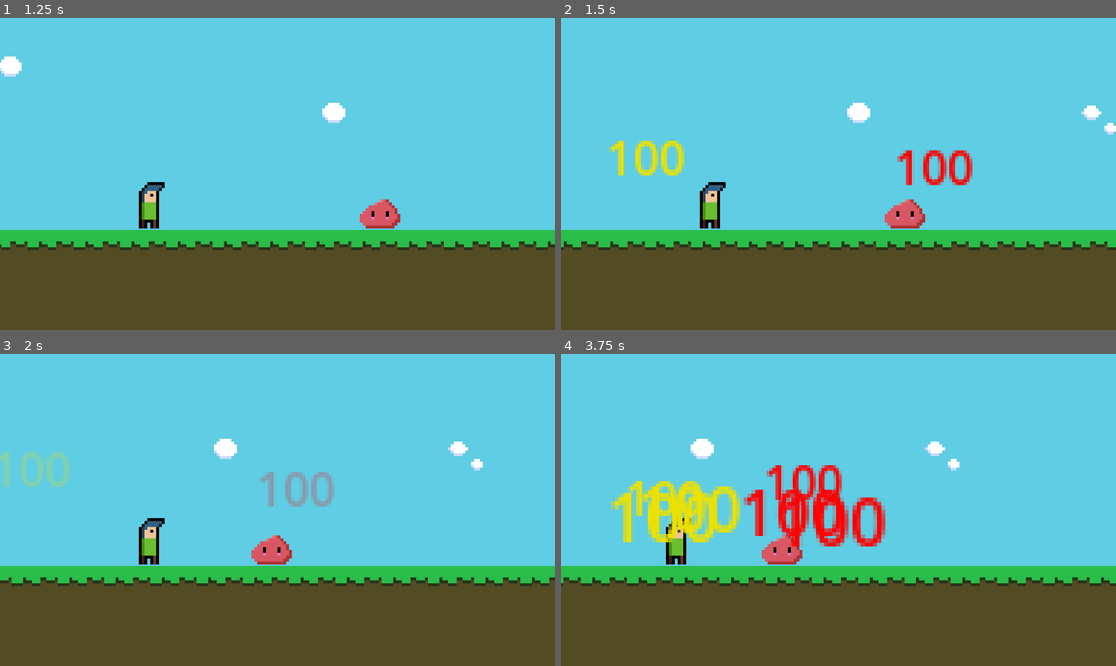
Above: before the commit, frames 1-4 (two rows, left to right).
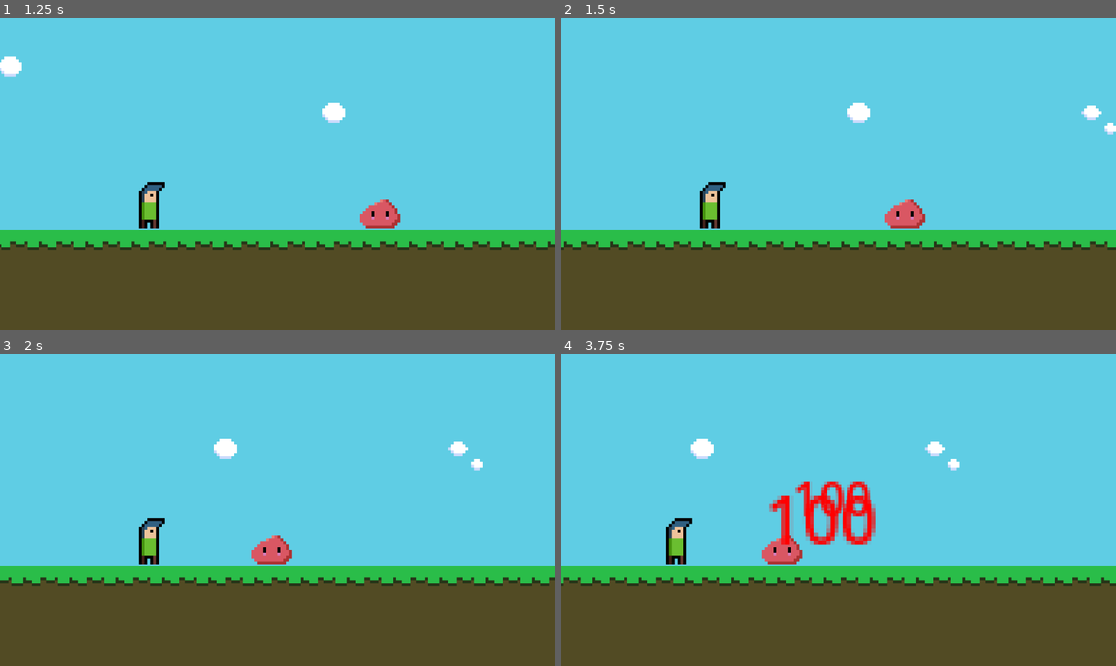
Above: after the commit, the same moments.

Repository: SomronTouch/GameJamBigMode
Game: Godot game, scene res://ui-elements/main-menu/main.tscn
Same seed, same stepped clock (60 frames per second), same inputs: the game is played once before the commit and once after it.
Inputs (mouse positions are in pixels of both pictures, inside the frame that each line leads up to):
- Up to frame 1 (1.25 s): click "Play" at 0.5 s
- Up to frame 2 (1.5 s): move the mouse to (960, 158) at 1.27 s; press the mouse at (960, 158) at 1.28 s
- Up to frame 3 (2 s): no input
- Up to frame 4 (3.75 s): move the mouse to (727, 525) at 2.02 s; release the mouse at (727, 525) at 2.03 s; click (727, 525) at 2.1 s; move the mouse to (894, 441) at 2.77 s; press the mouse at (894, 441) at 2.78 s; move the mouse to (810, 572) at 3.52 s; release the mouse at (810, 572) at 3.53 s; click (810, 572) at 3.6 s

Frame 1 is identical in both runs. In frame 2, 1.6% of the frame differs, in the area x 8-75%, y 39-54%; in frame 3, 1.3%; in frame 4, 6.9%, in the area x 8-59%, y 35-62%.
Error after the commit: Invalid call. Nonexistent function 'popup' in base 'Nil'. (res://characters/player/Player.gd:34)

Commit message:
added some comments to the script and did some refactoring

Diff:
--- a/characters/enemies/slime/slime.gd
+++ b/characters/enemies/slime/slime.gd
@@ -1,9 +1,11 @@
+# TODO: Should make a general monster class for monsters to inherit
 extends CharacterBody2D
 @export var damage_number_location: DamagePopUp
 
 # CONST
 const SPEED = 50.0
-
+const KNOCK_BACK_DIRECTION_RIGHT = Vector2.RIGHT
+const KNOCKBACK_STRENGTH = 500
 var knockback = false
 
 # Get the gravity from the project settings to be synced with RigidBody nodes.
@@ -20,15 +22,10 @@
 		velocity.x = -SPEED
 
 func applyKnockback():
-	var knockback_direction = Vector2.RIGHT
-	var knockback_strength = 500.0
-
 	if is_on_floor():
-		velocity = knockback_direction.normalized() * knockback_strength
+		velocity = KNOCK_BACK_DIRECTION_RIGHT.normalized() * KNOCKBACK_STRENGTH
 	knockback = true
 	move_and_slide()
-
-
 
 func _on_area_2d_area_entered(area):
 	if area.is_in_group("Player"):
--- a/characters/player/Player.gd
+++ b/characters/player/Player.gd
@@ -1,8 +1,10 @@
 extends CharacterBody2D
 
-@export var test: DamagePopUp
+@export var damage_pop_up: DamagePopUp
 
 const SPEED = 50.0
+const KNOCK_BACK_DIRECTION_LEFT = Vector2.LEFT
+const KNOCKBACK_STRENGTH = 500
 
 # Get the gravity from the project settings to be synced with RigidBody nodes.
 var gravity = ProjectSettings.get_setting("physics/2d/default_gravity")
@@ -14,25 +16,19 @@
 
 	move_and_slide()
 
+# sets the velocity.x equal to the player's speed
 func _process(delta):
 	velocity.x = SPEED
 
-func _on_body_enter(body):
-	if body.is_in_group("Slime"):
-		print("hello") # TODO: Cleanup print debug output!
-
+# Calculate knock back when player colliders with monsters
 func applyKnockback():
-	var knockback_direction = Vector2.LEFT
-	var knockback_strength = 500.0
-
 	if is_on_floor():
-		velocity = knockback_direction.normalized() * knockback_strength
+		velocity = KNOCK_BACK_DIRECTION_LEFT.normalized() * KNOCKBACK_STRENGTH
 
 	move_and_slide()
 
-
+# When an object enters the player's Area2D, write logic here
 func _on_area_2d_area_entered(area):
 	if area.is_in_group("Slime"):
 		applyKnockback()
-		test.popup()
-		print("collided with Slime") # TODO: Cleanup print debug output!
+		damage_pop_up.popup()
--- a/characters/player/Player.tscn
+++ b/characters/player/Player.tscn
@@ -11,11 +11,10 @@
 [sub_resource type="RectangleShape2D" id="RectangleShape2D_a1plh"]
 size = Vector2(10, 18)
 
-[node name="Player" type="CharacterBody2D" node_paths=PackedStringArray("test")]
+[node name="Player" type="CharacterBody2D"]
 texture_filter = 1
 position = Vector2(-1, 0)
 script = ExtResource("1_i8ofh")
-test = NodePath("DamageNumberPopUp")
 
 [node name="CollisionShape2D" type="CollisionShape2D" parent="."]
 position = Vector2(15.5, 6)
--- a/scripts/DamagePopUp.gd
+++ b/scripts/DamagePopUp.gd
@@ -1,13 +1,18 @@
 extends Marker2D
 
+# This class is responsible for instantiating the damage text popup above the scene
+# object.
 class_name DamagePopUp
 
+# takes in damage_numbers.tscn
 @export var damage_node : PackedScene
+# damage text pop up color
 @export var color : Color = Color(1,1,1,1)
 
 func _ready():
 	randomize()
 
+# instantiate damage popup text above the scene object attached to
 func popup():
 	var damage = damage_node.instantiate()
 	damage.get_node("Label").set_modulate(color)
@@ -20,9 +25,6 @@
 						0.74)
 	get_tree().current_scene.add_child(damage)
 
+# fade text in random direction
 func _get_direction():
 	return Vector2(randf_range(-1,1), -randf()) * 16
-
-func _input(event):
-	if event.is_action_pressed("test"):
-		popup()
